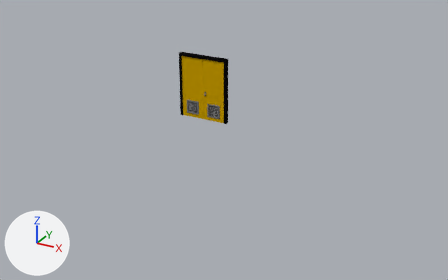
Before and after pictures for a commit that changed the Blender file zUMHbies_blender/BathroomDoor/BathroomDoor.blend.
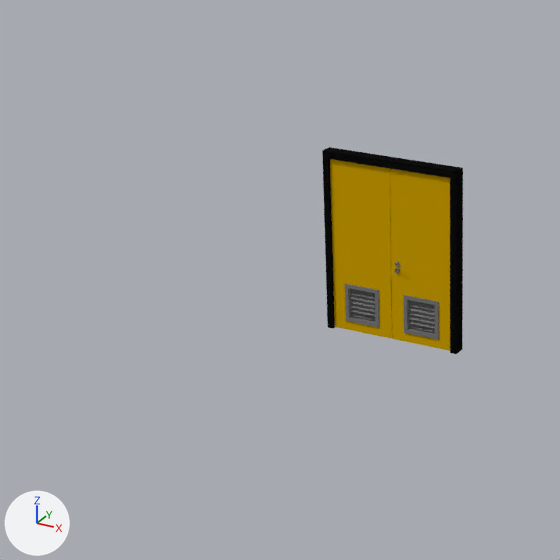
Each version appears first whole from a 50 mm lens placed at (9.43, -15.56, 6.25), pointed at (0.95, -0.13, -1.47), and next in a close-up on the part from 15% to 59% of the width and 0% to 70% of the height. Lighting does not change. The marker at lower left points along +X, +Y and +Z.

In view in the first close-up: 'MainDoor', 'Marco', 'SecDoor'.
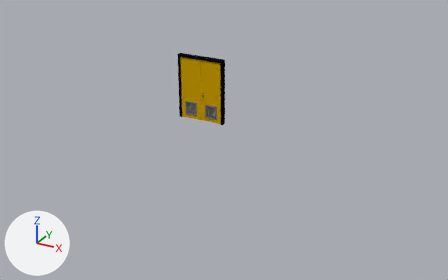
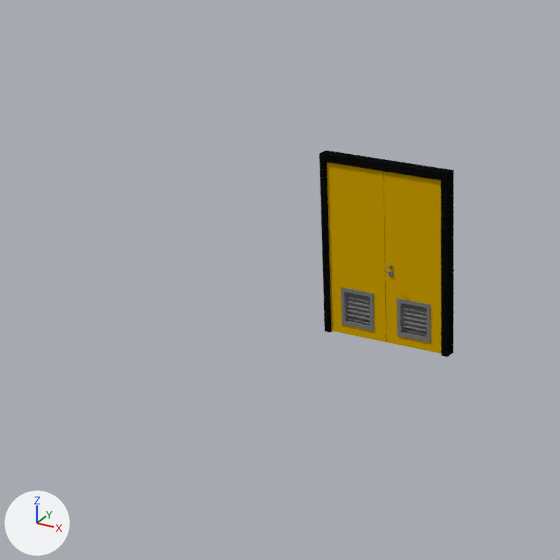
Where the newer file only moved an object's origin or applied its transform, the numbers keep the older frame.

The change, as a diff of the scene's bpy script:
```diff
--- a/zUMHbies_blender/BathroomDoor/BathroomDoor.blend.py
+++ b/zUMHbies_blender/BathroomDoor/BathroomDoor.blend.py
@@ me_plane_001 @@
 me_plane_001.from_pydata(...)  # 1328 vertices, 76 faces, 12 loose edges; spans x -0.67..0.74, y -1.02..0.94, z -0.23..0.15
 # used by ob_secdoor; location = (0.0, -0.02, 0.0); rotation_euler = (1.571, 0.0, 0.0), in degrees (90, 0, 0)
+# me_plane_001 part 1: the whole mesh is scaled about its middle by (0.95, 1, 1), then moved by (0.0, 0.0, 0.02)
 me_plane_001.materials.append(mat_doormetal)
@@ me_cube @@
 me_cube.from_pydata(...)  # 20 vertices, 10 faces; spans x -3.47..5.8, y -1.02..1.03, z -5.72..4.16
 # used by ob_marco; location = (0.0, 0.0, 0.0); rotation_euler = (1.571, 0.0, 0.0), in degrees (90, 0, 0)
+# me_cube part 2: the whole mesh is scaled about the mesh origin by (0.95, 1, 1)
 me_cube.materials.append(mat_doorblack)
@@ me_plane_010 @@
 me_plane_010.from_pydata(...)  # 1336 vertices, 76 faces, 12 loose edges; spans x -0.58..0.83, y -1.02..0.94, z -0.23..0.15
 # used by ob_maindoor; location = (0.0, -0.02, 0.0); rotation_euler = (1.571, 0.0, 0.0), in degrees (90, 0, 0)
+# me_plane_010 part 3: the whole mesh is scaled about its middle by (0.95, 1, 1), then moved by (-0.01, 0.0, 0.02)
 me_plane_010.materials.append(mat_doormetal)
@@ ob_secdoor @@
 ob_secdoor = bpy.data.objects.new('SecDoor', me_plane_001)
-ob_secdoor.location = (0.0, -0.02, 0.0)
+ob_secdoor.location = (0.0, -0.12, 0.0)
 ob_secdoor.rotation_euler = (1.571, 0.0, 0.0)  # degrees (90, 0, 0)
@@ ob_marco @@
 ob_marco = bpy.data.objects.new('Marco', me_cube)
-ob_marco.location = (0.0, 0.0, 0.0)
+ob_marco.location = (0.0, -0.12, 0.0)
 ob_marco.rotation_euler = (1.571, 0.0, 0.0)  # degrees (90, 0, 0)
@@ ob_maindoor @@
 ob_maindoor = bpy.data.objects.new('MainDoor', me_plane_010)
-ob_maindoor.location = (0.0, -0.02, 0.0)
+ob_maindoor.location = (0.0, -0.12, 0.0)
 ob_maindoor.rotation_euler = (1.571, 0.0, 0.0)  # degrees (90, 0, 0)
```

Boxes [x1, y1, x2, y2] around the edits, measured in the close-ups (560 x 560 px):
'MainDoor', mesh rescaled, moved (6% narrower)
    before: [389, 169, 450, 351]
    after: [384, 171, 441, 354]
'SecDoor', mesh rescaled, moved
    before: [330, 159, 392, 339]
    after: [327, 162, 386, 342]
'Marco', mesh rescaled, moved
    before: [322, 147, 463, 354]
    after: [319, 150, 454, 357]
'HandleHolder', moved
    before: [395, 261, 400, 274]
    after: [388, 265, 393, 277]
